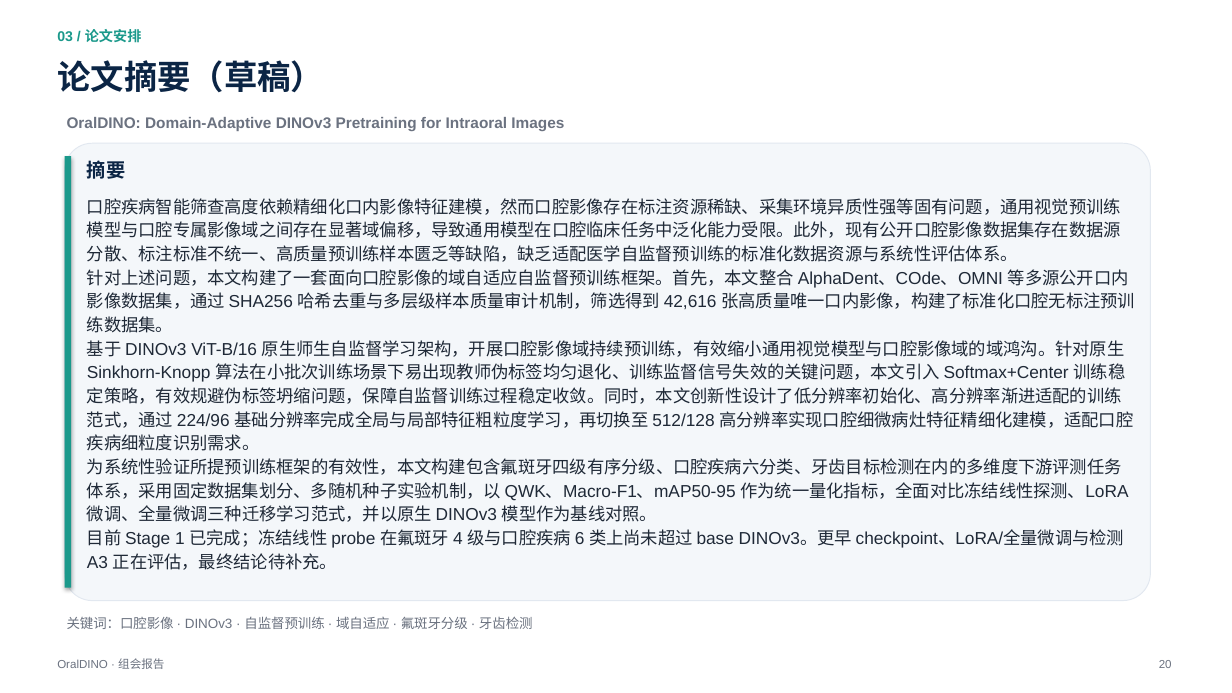
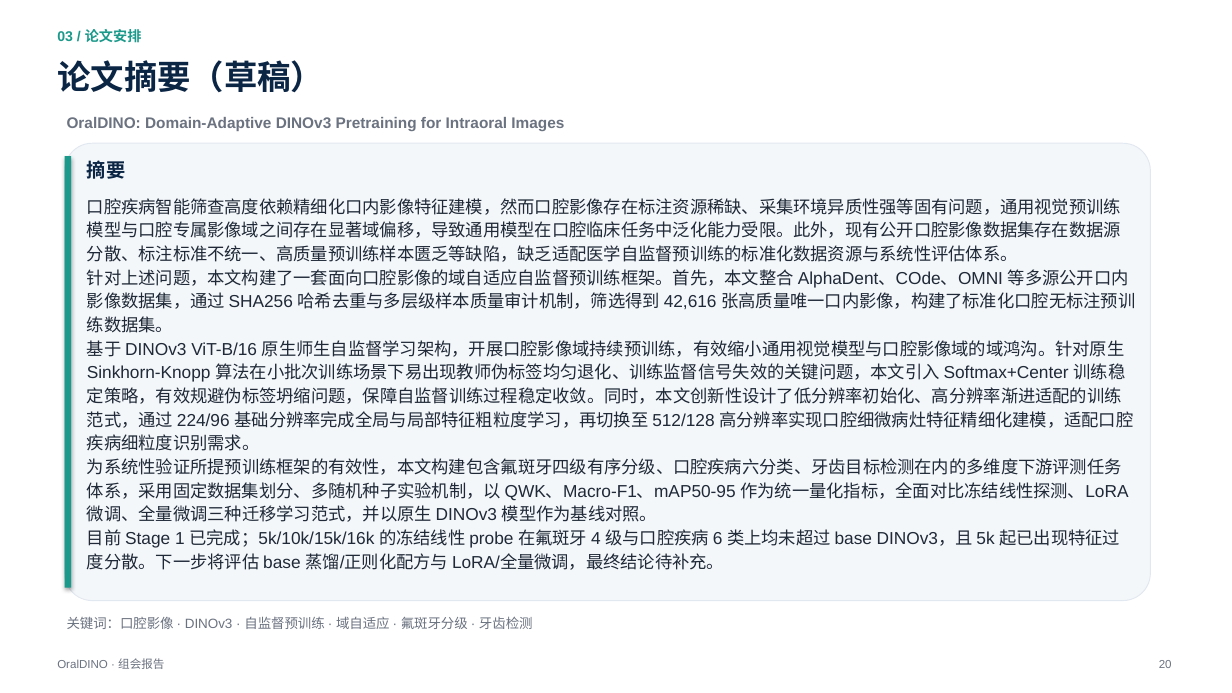
Before and after one commit to XiaoHG/MRG-05-Tooth-Seg, a slide deck: slide 20 of group-meeting/20261111/OralDINO_group_meeting_20261111.pptx. Drawn at 1232x693 pixels with LibreOffice and Linux fonts; fonts in the diff are those of the drawing. Boxes give left, top, right and bottom in pixels: in the first picture for what was removed or moved away, otherwise in the second. Text is boxed around its words. In the diff, an @@ line names an element or a change of style, - is before the commit and + after.

```diff
--- a/group-meeting/20261111/OralDINO_group_meeting_20261111.pptx
+++ b/group-meeting/20261111/OralDINO_group_meeting_20261111.pptx
@@ text at [87,529,1120,570]: text changed @@
-目前 Stage 1 已完成；冻结线性 probe 在氟斑牙 4 级与口腔疾病 6 类上尚未超过 base DINOv3。更早 checkpoint、LoRA/全量微调与检测 A3 正在评估，最终结论待补充。
+目前 Stage 1 已完成；5k/10k/15k/16k 的冻结线性 probe 在氟斑牙 4 级与口腔疾病 6 类上均未超过 base DINOv3，且 5k 起已出现特征过度分散。下一步将评估 base 蒸馏/正则化配方与 LoRA/全量微调，最终结论待补充。
```
Also in this commit, not shown: 5 other slides changed, 4 other files.
